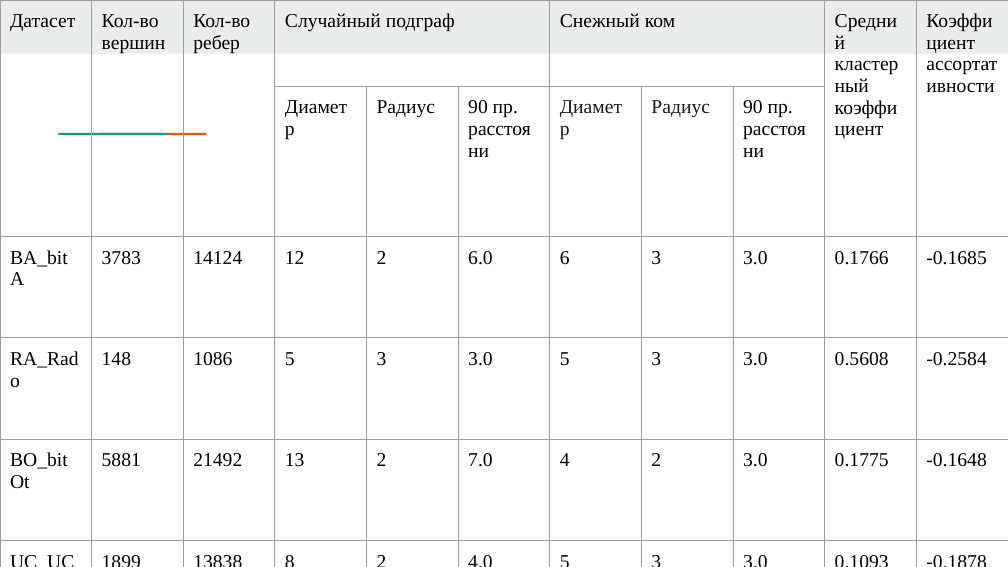
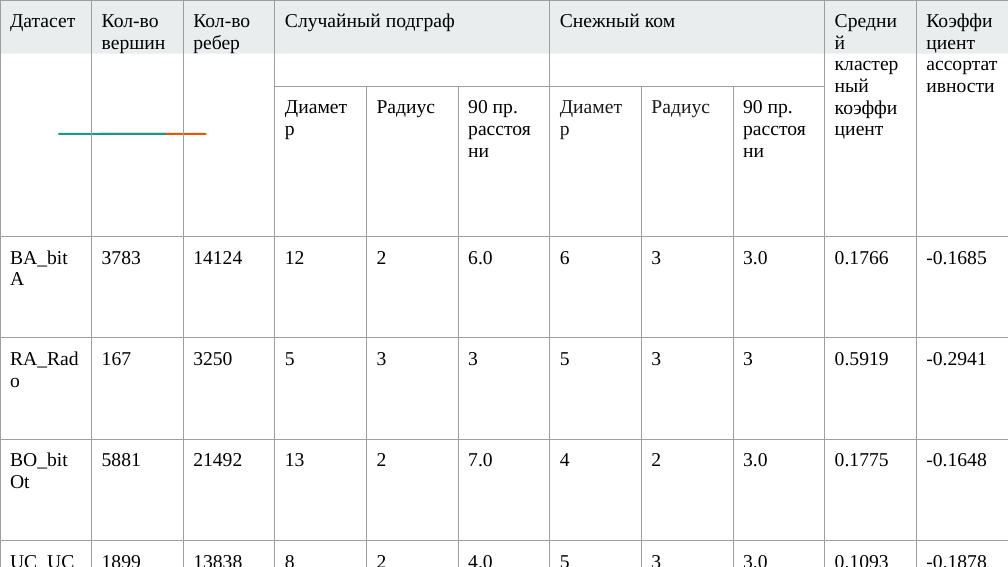
Before and after one commit to answerIII/GraphTheory2022-2023, a slide deck: slide 6 of notes/Team17.pptx. Drawn at 1008x567 pixels with LibreOffice and Linux fonts; fonts in the diff are those of the drawing. Boxes give left, top, right and bottom in pixels: in the first picture for what was removed or moved away, otherwise in the second. Text is boxed around its words. In the diff, an @@ line names an element or a change of style, - is before the commit and + after.

```diff
--- a/notes/Team17.pptx
+++ b/notes/Team17.pptx
@@ table at bbox=[0, 0, 1008, 566] @@
-row 4: RA_Rado | 148 | 1086 | 5 | 3 | 3.0 | 5 | 3 | 3.0 | 0.5608 | -0.2584
+row 4: RA_Rado | 167 | 3250 | 5 | 3 | 3 | 5 | 3 | 3 | 0.5919 | -0.2941
```
Also in this commit, not shown: 5 other slides changed, 3 slides added, 29 other files.
